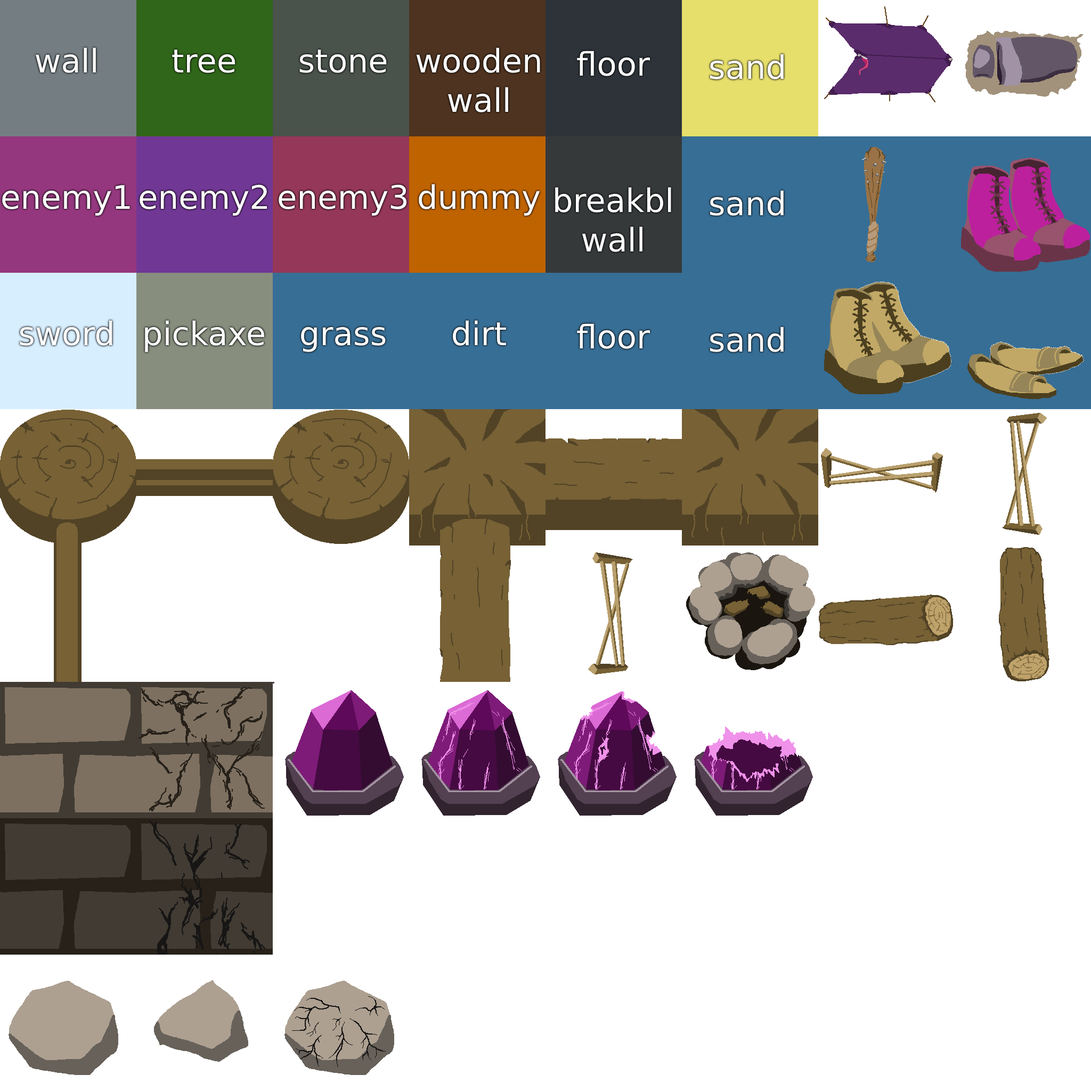
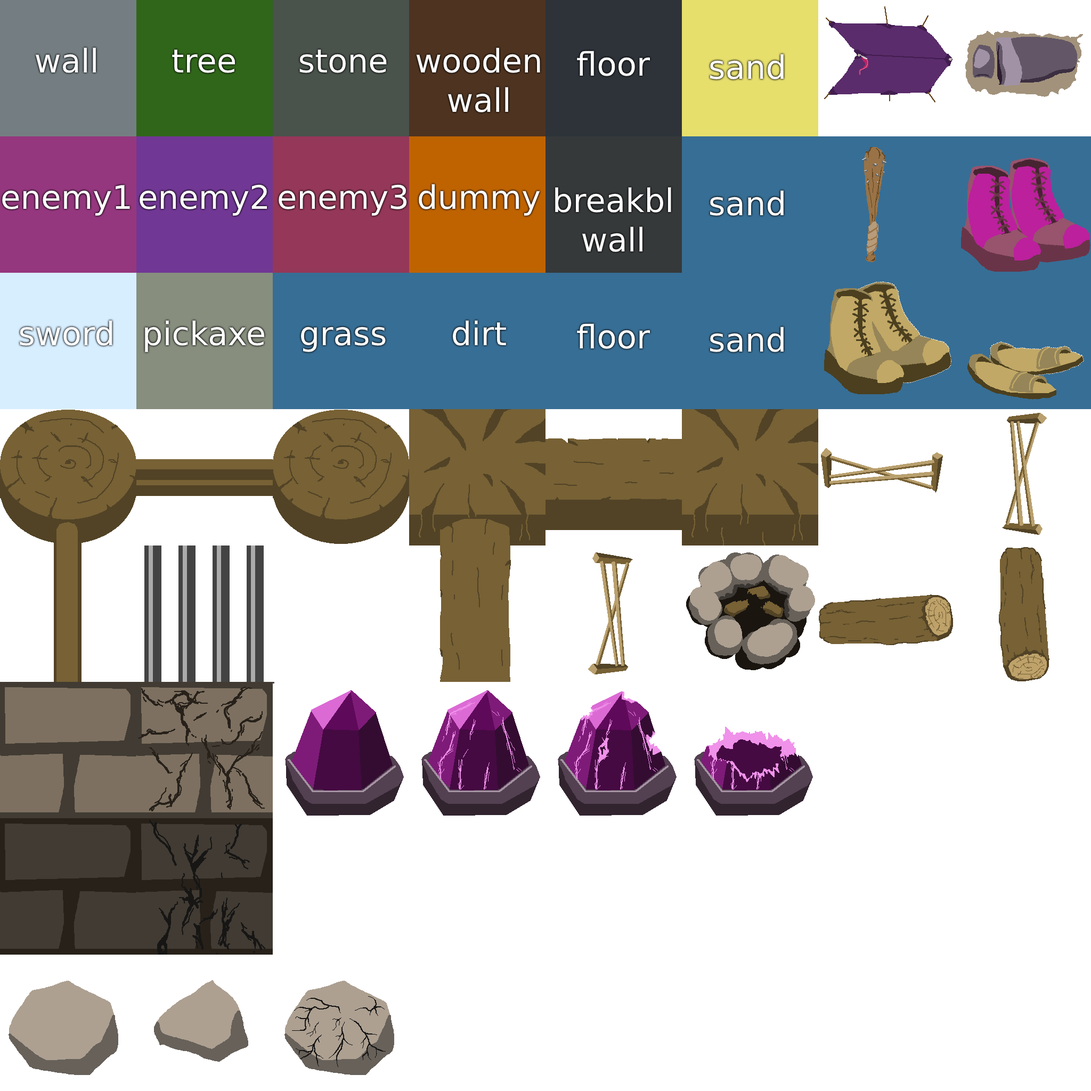
Layer changes from the first (1091, 1091) image to the second:
painted on "Layer 23" over [144, 545, 264, 683]
